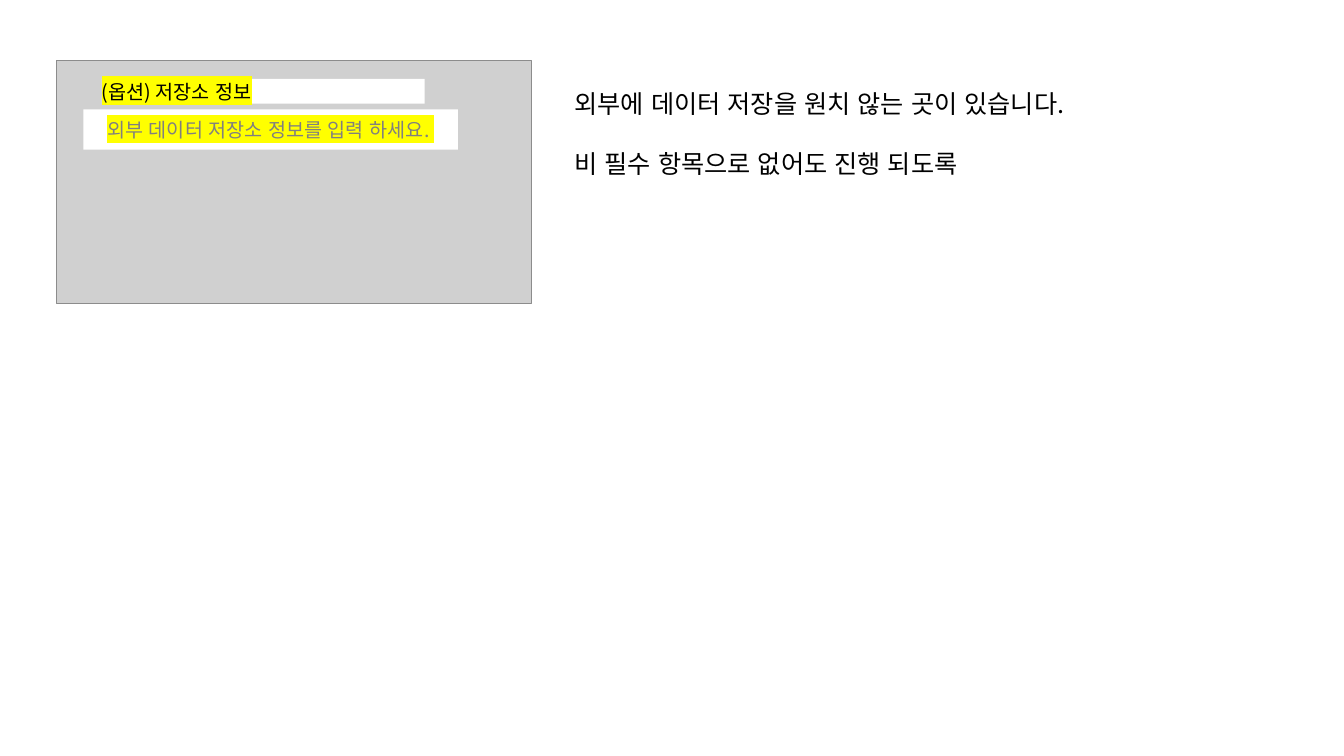
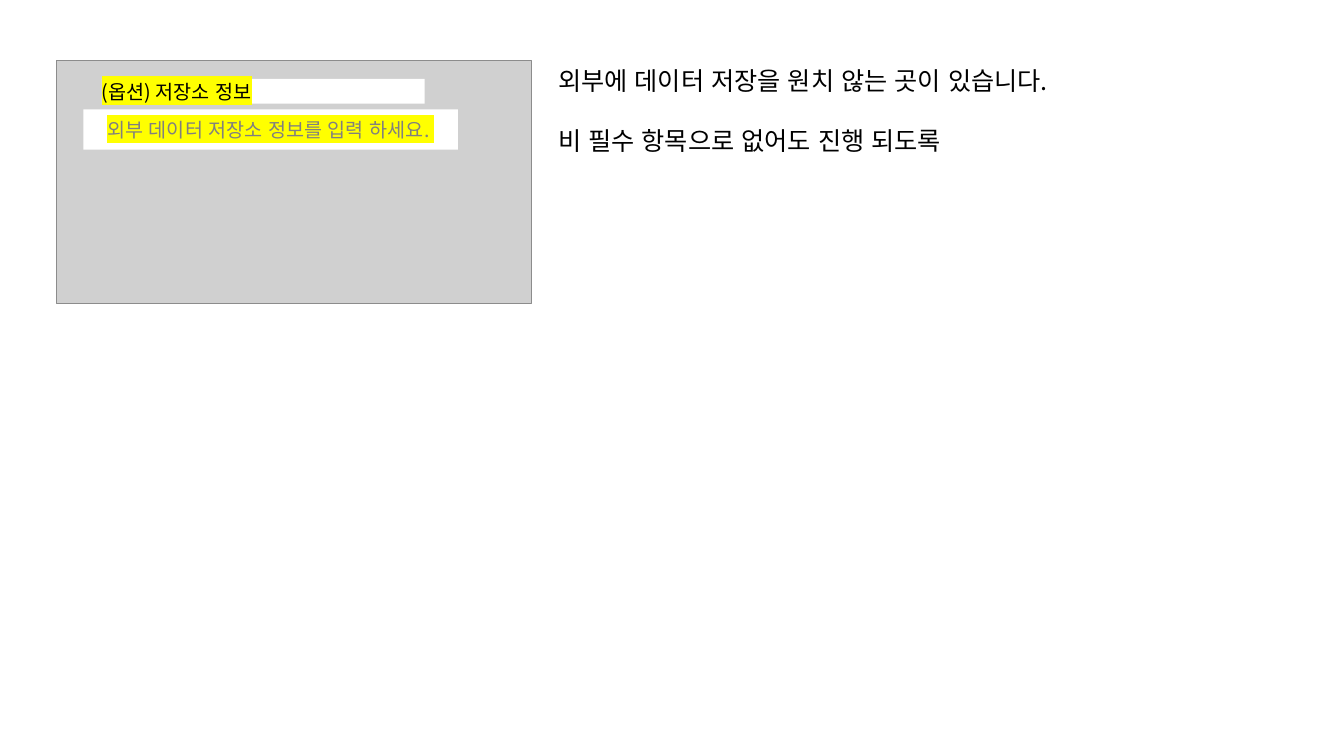
Before and after one commit to bigdata-car/kadap-manual, a slide deck: slide 9 of assets/06-dataspace/image.pptx. Drawn at 1344x756 pixels with LibreOffice and Linux fonts; fonts in the diff are those of the drawing; grey boxes stand for pictures. Boxes give left, top, right and bottom in pixels: in the first picture for what was removed or moved away, otherwise in the second. Text is boxed around its words. In the diff, an @@ line names an element or a change of style, - is before the commit and + after.

```diff
--- a/assets/06-dataspace/image.pptx
+++ b/assets/06-dataspace/image.pptx
@@ text "외부에 데이터 저장을 원치 않는 ...": place and size @@
-text "외부에 데이터 저장을 원치 않는 ..." at (575, 92, 1065, 175)
+text "외부에 데이터 저장을 원치 않는 ..." at (558, 69, 1048, 152)
```
Also in this commit, not shown: 8 slides added, 1 slide removed.
